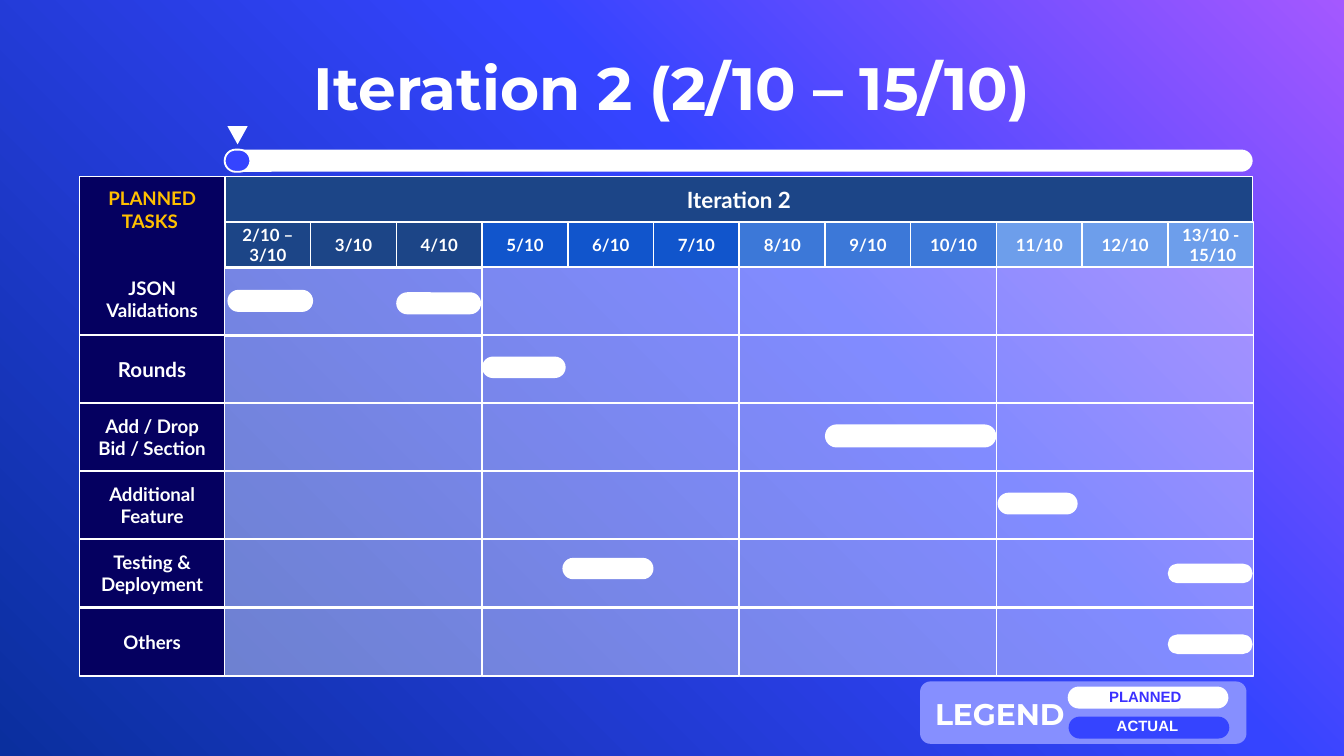
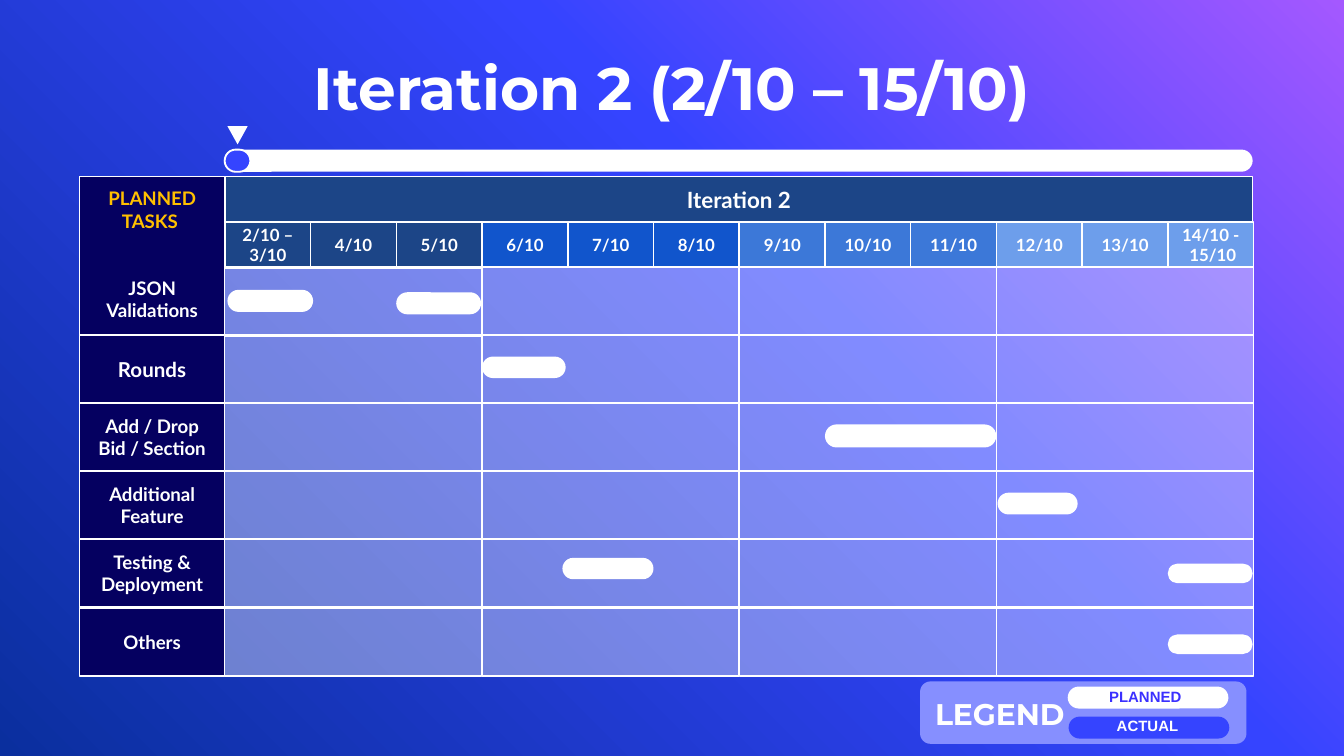
Before and after one commit to lifuhuang97/course-bidding-system, a slide deck: slide 12 of presentations/PM Review.pptx. Drawn at 1344x756 pixels with LibreOffice and Linux fonts; fonts in the diff are those of the drawing; background and template pictures are left out. Boxes give left, top, right and bottom in pixels: in the first picture for what was removed or moved away, otherwise in the second. Text is boxed around its words. In the diff, an @@ line names an element or a change of style, - is before the commit and + after.

Commit message:
Minor edits for PM Review Slides

```diff
--- a/presentations/PM Review.pptx
+++ b/presentations/PM Review.pptx
@@ text in rectangle at [335, 238, 372, 252]: text changed @@
-3/10
+4/10
@@ text in rectangle at [421, 238, 458, 252]: text changed @@
-4/10
+5/10
@@ text in rectangle at [506, 238, 543, 252]: text changed @@
-5/10
+6/10
@@ text in rectangle at [592, 238, 629, 252]: text changed @@
-6/10
+7/10
@@ text in rectangle at [678, 238, 715, 252]: text changed @@
-7/10
+8/10
@@ text in rectangle at [764, 238, 801, 252]: text changed @@
-8/10
+9/10
@@ text in rectangle at [845, 238, 892, 252]: text changed @@
-9/10
+10/10
@@ text in rectangle at [930, 238, 977, 252]: text changed @@
-10/10
+11/10
@@ text in rectangle at [1016, 238, 1063, 252]: text changed @@
-11/10
+12/10
@@ text in rectangle at [1102, 238, 1149, 252]: text changed @@
-12/10
+13/10
@@ text in rectangle at [1182, 228, 1236, 262]: text changed @@
-13/10 - 15/10
+14/10 - 15/10
```
